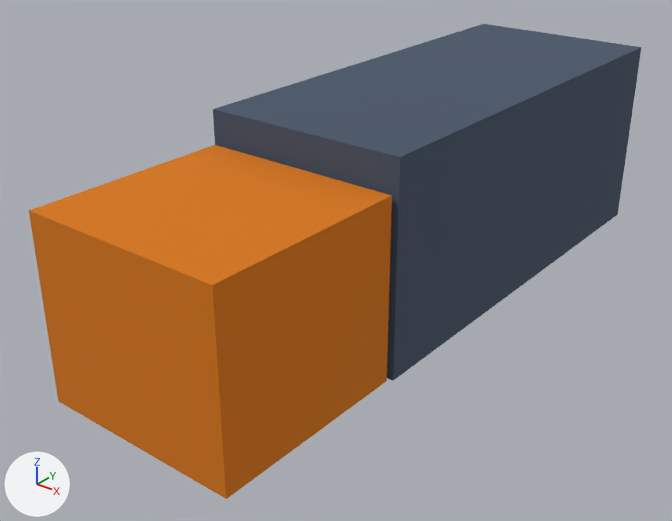
An edit to the glTF model public/assets/models/vehicles/veh_truck_01.glb, drawn before and after from the same camera.
Rendered twice from a 50 mm camera at (6.23, -8.38, 6.18) aimed at (-0.33, -0.17, 1.09). Arrows for +X, +Y and +Z are at lower left; the lights stay in place. The older version comes first. Where no turn or scale is listed for an object, it has been applied to the vertices.
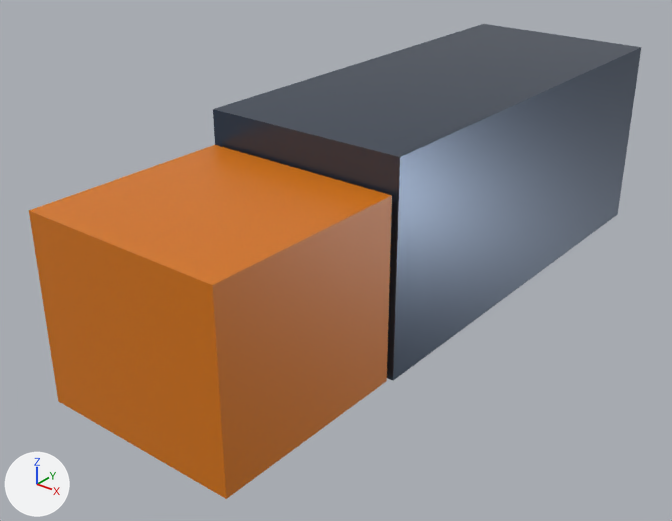
Changed parts and their boxes (x1, y1, x2, y2) in the pictures (672 x 521 px):
'Mesh_0', surface changed: (31, 145, 392, 497) in both
'Mesh_1', surface changed: (213, 47, 641, 380) in both

Diff of the bpy script that builds the scene:
```diff
--- a/public/assets/models/vehicles/veh_truck_01.glb.py
+++ b/public/assets/models/vehicles/veh_truck_01.glb.py
@@ mat_material_0 @@
 mat_material_0.base_color = (0.694, 0.184, 0.00182)  # orange #d97706
-mat_material_0.roughness = 1.0
+mat_material_0.roughness = 0.4
@@ mat_material_1 @@
 mat_material_1.base_color = (0.063, 0.0908, 0.141)  # dark blue #475569
-mat_material_1.roughness = 1.0
+mat_material_1.roughness = 0.3
+mat_material_1.metallic = 0.7
```
